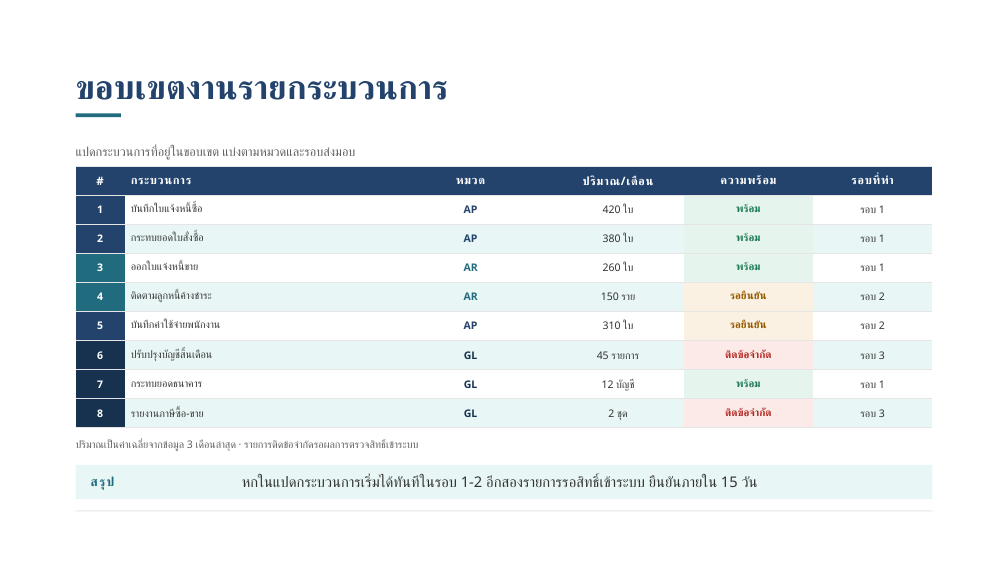
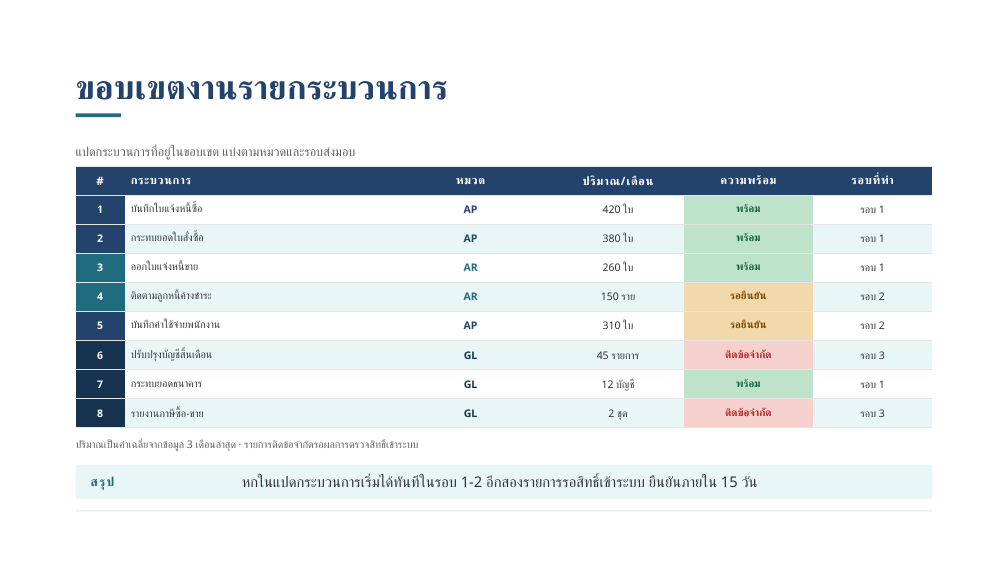
Before and after one commit to rofthanakrit-maker/nct-design-system, a slide deck: slide 15 of NCT-Slide-Template-Demo.pptx. Drawn at 1008x567 pixels with LibreOffice and Linux fonts; fonts in the diff are those of the drawing; background and template pictures are left out. Boxes give left, top, right and bottom in pixels: in the first picture for what was removed or moved away, otherwise in the second. Text is boxed around its words. In the diff, an @@ line names an element or a change of style, - is before the commit and + after.

```diff
--- a/NCT-Slide-Template-Demo.pptx
+++ b/NCT-Slide-Template-Demo.pptx
@@ table at bbox=[76, 166, 932, 428] @@
@@ fill #E6F4EE to #BFE3CA in 4 cells @@
@@ fill #FBF1E3 to #F2D9AC in 2 cells @@
@@ fill #FBEAE8 to #F6D0CC in 2 cells @@
@@ text colour #1F7A54 to #1A6647 in "พร้อม", "พร้อม", "พร้อม", "พร้อม" @@
@@ text colour #965900 to #7F4B00 in "รอยืนยัน", "รอยืนยัน" @@
```
Also in this commit, not shown: 7 other files.
